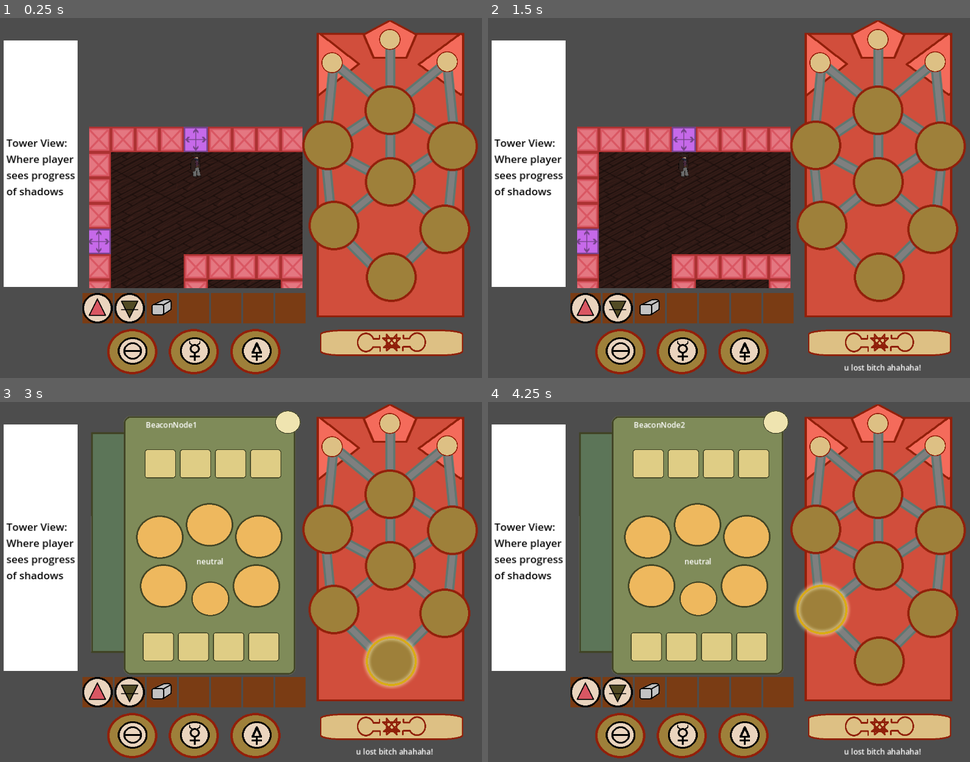
Above: before the commit, frames 1-4 (two rows, left to right).
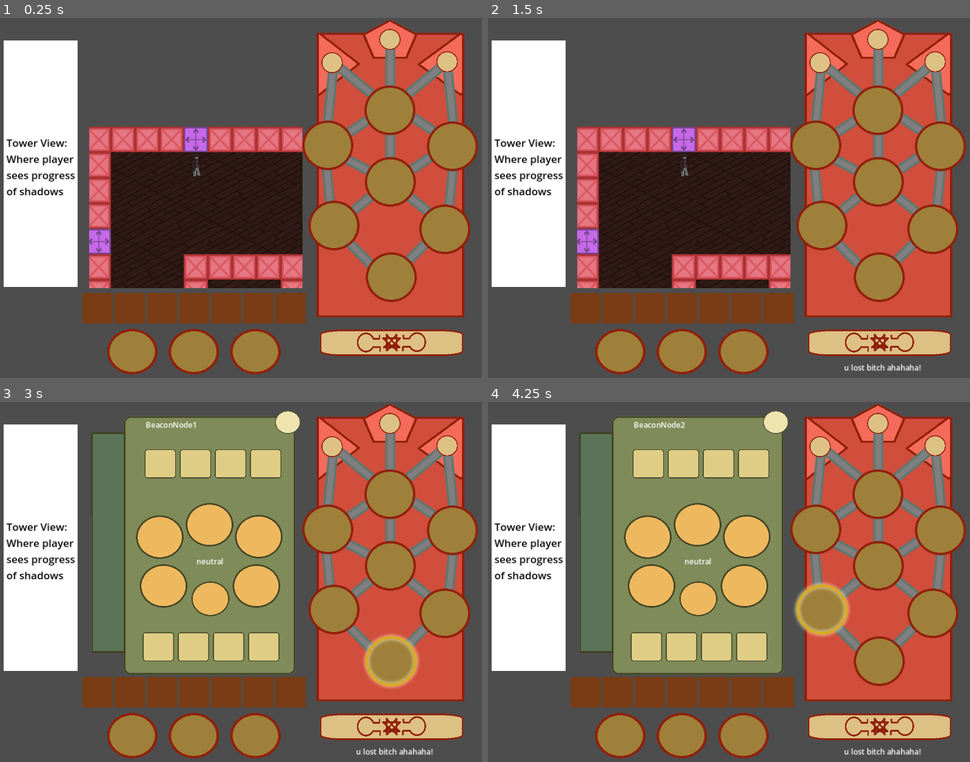
Above: after the commit, the same moments.

Repository: mccajd/Quintessential
Game: Godot game, scene res://Levels/beacon_puzzle_main.tscn
The game is run twice, just before and just after one commit, with the same random seed, the same clock (stepped at 60 frames per second) and the same inputs. The engine's default icon, where the game draws it, is replaced by a stand-in: a white triangle on a blue panel in a dark square.
Inputs (mouse positions are in pixels of both pictures, inside the frame that each line leads up to):
- Up to frame 1 (0.25 s): no input
- Up to frame 2 (1.5 s): click (878, 342) at 0.5 s; click (878, 342) at 1.25 s
- Up to frame 3 (3 s): click (390, 726) at 2 s; tap Enter at 2.75 s; move the mouse to (390, 661) at 2.77 s; press the mouse at (390, 661) at 2.78 s
- Up to frame 4 (4.25 s): tap Space at 3.5 s; move the mouse to (820, 607) at 3.52 s; release the mouse at (820, 607) at 3.53 s; click (820, 607) at 3.6 s

The runs differ from the first frame. In frame 1, 2.1% of the frame differs, in the area x 17-57%, y 76-97%; in frame 2, 2.1%; in frame 3, 2.1%; in frame 4, 2.1%.

Commit message:
Tooltip logic, add settable required values for beacon puzzles

Diff:
--- a/Levels/beacon_puzzle_main.tscn
+++ b/Levels/beacon_puzzle_main.tscn
@@ -15,15 +15,27 @@
 
 [node name="BeaconPuzzle1" parent="." instance=ExtResource("2_6o530")]
 visible = false
+required_prime = "salt"
+required_element = "air"
+required_metal = "lead"
 
 [node name="BeaconPuzzle2" parent="." instance=ExtResource("2_6o530")]
 visible = false
+required_prime = "salt"
+required_element = "water"
+required_metal = "iron"
 
 [node name="BeaconPuzzle3" parent="." instance=ExtResource("2_6o530")]
 visible = false
+required_prime = "salt"
+required_element = "fire"
+required_metal = "silver"
 
 [node name="BeaconPuzzle4" parent="." instance=ExtResource("2_6o530")]
 visible = false
+required_prime = "salt"
+required_element = "earth"
+required_metal = "gold"
 
 [node name="TowerExteriorView" type="Node" parent="."]
 
--- a/Scenes/beacon_puzzle.tscn
+++ b/Scenes/beacon_puzzle.tscn
@@ -220,7 +220,6 @@
 anchors_preset = 0
 mouse_filter = 1
 script = ExtResource("8_mw2nl")
-enable_debug_items = true
 debug_items = Array[String](["fire", "sulfur", "earth", "salt", "quicksilver", "silver"])
 
 [node name="MockUI" type="Node" parent="."]
--- a/Scripts/Items.gd
+++ b/Scripts/Items.gd
@@ -1,11 +1,11 @@
 class_name Items
 
 const itemDB = {
-	'gold' : { 'name' : 'Gold', 'description': 'Pure gold, the highest tier of metal. Once coveted, it now serves a more esoteric purpose.', 'type': Item.ItemType.Metal, 'sprite' : 'res://assets/items/gold.png', 'id' : 0 },
-	'silver' : { 'name' : 'Silver', 'description': 'Pure silver, the second tier of metal. Once revered, it now serves a more esoteric purpose.', 'type': Item.ItemType.Metal, 'sprite' : 'res://assets/items/silver.png', 'id' : 1 },
-	'salt' : { 'name' : 'Salt', 'description': 'One of the three primes. Used as a balancing agent for volatile processes, such as that of sublimation.', 'type': Item.ItemType.Prime, 'sprite' : 'res://assets/items/salt.png', 'id' : 2 },
-	'sulfur' : { 'name' : 'Sulfur', 'description': 'One of the three primes. Used as a combusting agent in the separation process of distillation when time is not enough.', 'type': Item.ItemType.Prime, 'sprite' : 'res://assets/items/sulfur.png', 'id' : 3 },
-	'quicksilver' : { 'name' : 'Quicksilver', 'description': 'One of the three primes. Used as a catalyzing agent for the ascension of lesser elements.', 'type': Item.ItemType.Prime, 'sprite' : 'res://assets/items/quicksilver.png', 'id' : 4 },
+	'gold' : { 'name' : 'Gold', 'description': 'Pure gold, the highest tier of metal.\nOnce coveted, it now serves a more esoteric purpose.', 'type': Item.ItemType.Metal, 'sprite' : 'res://assets/items/gold.png', 'id' : 0 },
+	'silver' : { 'name' : 'Silver', 'description': 'Pure silver, the second tier of metal.\nOnce revered, it now serves a more esoteric purpose.', 'type': Item.ItemType.Metal, 'sprite' : 'res://assets/items/silver.png', 'id' : 1 },
+	'salt' : { 'name' : 'Salt', 'description': 'One of the three primes.\nUsed as a balancing agent for volatile processes, such as that of sublimation.', 'type': Item.ItemType.Prime, 'sprite' : 'res://assets/items/salt.png', 'id' : 2 },
+	'sulfur' : { 'name' : 'Sulfur', 'description': 'One of the three primes.\nUsed as a combusting agent in the separation process of distillation when time is not enough.', 'type': Item.ItemType.Prime, 'sprite' : 'res://assets/items/sulfur.png', 'id' : 3 },
+	'quicksilver' : { 'name' : 'Quicksilver', 'description': 'One of the three primes.\nUsed as a catalyzing agent for the ascension of lesser elements.', 'type': Item.ItemType.Prime, 'sprite' : 'res://assets/items/quicksilver.png', 'id' : 4 },
 	'water' : { 'name' : 'Water', 'description': 'An item.', 'type': Item.ItemType.Element, 'sprite' : 'res://assets/items/water.png', 'id' : 5 },
 	'fire' : { 'name' : 'Fire', 'description': 'An item.', 'type': Item.ItemType.Element, 'sprite' : 'res://assets/items/fire.png', 'id' : 6 },
 	'air' : { 'name' : 'Air', 'description': 'An item.', 'type': Item.ItemType.Element, 'sprite' : 'res://assets/items/air.png', 'id' : 7 },
@@ -20,16 +20,16 @@
 	'cloud_tree' : { 'name' : 'Cloud Tree', 'description': 'A tree sprouted from the surface of a cloud.', 'type': Item.ItemType.World, 'sprite' : 'res://assets/items/unknown.png', 'id' : 0 },
 	'fruit' : { 'name' : 'Fruit', 'description': 'Fruit from a flowering tree.', 'type': Item.ItemType.World, 'sprite' : 'res://assets/items/unknown.png', 'id' : 0 },
 	'wood' : { 'name' : 'Wood', 'description': 'A wooden slat.', 'type': Item.ItemType.World, 'sprite' : 'res://assets/items/unknown.png', 'id' : 0 },
-	'crystal_fountain' : { 'name' : 'Crystal Fountain', 'description': 'A brilliant crystal fountain. Its water shines with an otherworldly hue.', 'type': Item.ItemType.World, 'sprite' : 'res://assets/items/unknown.png', 'id' : 0 },
-	'crystal' : { 'name' : 'Crystal', 'description': 'A flawed crystal. Perhaps an alchemical art can make it whole.', 'type': Item.ItemType.World, 'sprite' : 'res://assets/items/unknown.png', 'id' : 0 },
-	'pure_crystal' : { 'name' : 'Pure Crystal', 'description': 'A flawless crystal. It is said that all metals may crystallize with time.', 'type': Item.ItemType.World, 'sprite' : 'res://assets/items/unknown.png', 'id' : 0 },
-	'coinage' : { 'name' : 'Coinage', 'description': 'Coinage from a long-dead civilization. In this realm, currency has no value beyond its physical properties.', 'type': Item.ItemType.World, 'sprite' : 'res://assets/items/unknown.png', 'id' : 0 },
-	'alcohol' : { 'name' : 'Alcohol', 'description': 'Distilled alcohol, cherished by alchemists and vagabonds alike. The relationship between alcohol and quicksilver has oft been supposed.', 'type': Item.ItemType.World, 'sprite' : 'res://assets/items/unknown.png', 'id' : 0 },
-	'ash' : { 'name' : 'Ash', 'description': 'The charred remains of a burning. Alchemically inert. You don\'t think anything more can be done...', 'type': Item.ItemType.World, 'sprite' : 'res://assets/items/unknown.png', 'id' : 0 },
-	'cloud_bud' : { 'name' : 'Cloud Bud', 'description': 'A budding cloud, picked from its ephemeral ground. Concentrated and cool to the touch.', 'type': Item.ItemType.World, 'sprite' : 'res://assets/items/unknown.png', 'id' : 0 },
-	'iron' : { 'name' : 'Iron', 'description': 'Iron, the third tier of metal. Once essential, it now serves a more esoteric purpose.', 'type': Item.ItemType.Metal, 'sprite' : 'res://assets/items/silver.png', 'id' : 1 },
-	'lead' : { 'name' : 'Lead', 'description': 'Lead, the fourth tier of metal. Once reviled, it now serves a more esoteric purpose.', 'type': Item.ItemType.Metal, 'sprite' : 'res://assets/items/silver.png', 'id' : 1 },
-	'quicksilver_mote' : { 'name' : 'Quicksilver Mote', 'description': 'A fragment of quicksilver. Used to catalyze the ascension process, albeit with less intensity.', 'type': Item.ItemType.World, 'sprite' : 'res://assets/items/quicksilver.png', 'id' : 4 },
+	'crystal_fountain' : { 'name' : 'Crystal Fountain', 'description': 'A brilliant crystal fountain.\nIts water shines with an otherworldly hue.', 'type': Item.ItemType.World, 'sprite' : 'res://assets/items/unknown.png', 'id' : 0 },
+	'crystal' : { 'name' : 'Crystal', 'description': 'A flawed crystal.\nPerhaps an alchemical art can make it whole.', 'type': Item.ItemType.World, 'sprite' : 'res://assets/items/unknown.png', 'id' : 0 },
+	'pure_crystal' : { 'name' : 'Pure Crystal', 'description': 'A flawless crystal.\nIt is said that all metals may crystallize with time.', 'type': Item.ItemType.World, 'sprite' : 'res://assets/items/unknown.png', 'id' : 0 },
+	'coinage' : { 'name' : 'Coinage', 'description': 'Coinage from a long-dead civilization.\nIn this realm, currency has no value beyond its physical properties.', 'type': Item.ItemType.World, 'sprite' : 'res://assets/items/unknown.png', 'id' : 0 },
+	'alcohol' : { 'name' : 'Alcohol', 'description': 'Distilled alcohol.\nCherished by alchemists and vagabonds alike.\nThe relationship between alcohol and quicksilver has oft been supposed.', 'type': Item.ItemType.World, 'sprite' : 'res://assets/items/unknown.png', 'id' : 0 },
+	'ash' : { 'name' : 'Ash', 'description': 'The charred remains of a burning.\nAlchemically inert. You don\'t think anything more can be done...', 'type': Item.ItemType.World, 'sprite' : 'res://assets/items/unknown.png', 'id' : 0 },
+	'cloud_bud' : { 'name' : 'Cloud Bud', 'description': 'A budding cloud, picked from its ephemeral ground.\nConcentrated and cool to the touch.', 'type': Item.ItemType.World, 'sprite' : 'res://assets/items/unknown.png', 'id' : 0 },
+	'iron' : { 'name' : 'Iron', 'description': 'Iron, the third tier of metal.\nOnce essential, it now serves a more esoteric purpose.', 'type': Item.ItemType.Metal, 'sprite' : 'res://assets/items/silver.png', 'id' : 1 },
+	'lead' : { 'name' : 'Lead', 'description': 'Lead, the fourth tier of metal.\nOnce reviled, it now serves a more esoteric purpose.', 'type': Item.ItemType.Metal, 'sprite' : 'res://assets/items/silver.png', 'id' : 1 },
+	'quicksilver_mote' : { 'name' : 'Quicksilver Mote', 'description': 'A fragment of quicksilver.\nUsed to catalyze the ascension process, albeit with less intensity.', 'type': Item.ItemType.World, 'sprite' : 'res://assets/items/quicksilver.png', 'id' : 4 },
 
 }
 
--- a/Scripts/beacon_puzzle.gd
+++ b/Scripts/beacon_puzzle.gd
@@ -1,7 +1,24 @@
 class_name BeaconPuzzle
 extends Control
 
+@export var required_prime: String
+@export var required_element: String
+@export var required_metal: String
+
 signal menu_toggled(opened: bool)
+
+
+func _ready():
+	if required_prime:
+		get_node("BeaconTower/BeaconRecepticle1").expected_input = required_prime
+	if required_element:
+		get_node("BeaconTower/BeaconRecepticle2").expected_input = required_element
+	if required_metal:
+		get_node("BeaconTower/BeaconRecepticle3").expected_input = required_metal
+
+	if required_element == "earth":
+		var node: InventoryItems = get_node("InventoryItems")
+		node.set_items(["quicksilver", "salt", "sulfur", "cloud_bud", "cloud_bud", "cloud_tree", "crystal_fountain"])
 
 
 func _on_menu_toggled(opened: bool):
--- a/Scripts/beacon_recepticle.gd
+++ b/Scripts/beacon_recepticle.gd
@@ -4,6 +4,13 @@
 var available_items: Array
 
 @export var expected_input: String
+
+signal item_hovered
+
+
+func _ready():
+	self.mouse_entered.connect(_on_mouse_entered)
+
 
 func complete():
 	return available_items.find(expected_input) > -1
@@ -18,3 +25,7 @@
 		$SelectionSprite2D.visible = true
 	else:
 		$SelectionSprite2D.visible = false
+
+
+func _on_mouse_entered():
+	item_hovered.emit(expected_input)
--- a/Scripts/bgm.gd
+++ b/Scripts/bgm.gd
@@ -1,7 +1,7 @@
 extends AudioStreamPlayer
 
 @export var track_name: String
-var flip = true
+var flip = false
 
 var tracks = {
 	"title": BgmTrack.new(
--- a/Scripts/inventory_items.gd
+++ b/Scripts/inventory_items.gd
@@ -19,6 +19,12 @@
 func _process(delta):
 	pass
 
+
+func set_items(items):
+	inventory_items = []
+	for item_key in items:
+		set_item(item_key)
+	_set_available_items()
 
 func set_item(item_key):
 	inventory_items += [ItemInSlot.new(item_key, null)]
--- a/Scripts/item_transformer.gd
+++ b/Scripts/item_transformer.gd
@@ -1,37 +1,38 @@
 extends Node
 
 class_name ItemTransformer
+
 
 func transform(type: String, item_keys):
 	# TODO.jmc - implement the rest of the transformations (if we need any more)
 	match type:
 		"solution":
-			return _transform(Items.solution_recipes, item_keys)
+			return _transform(Items.solution_recipes, item_keys, [])
 		"dissolution":
-			return _transform(Items.dissolution_recipes, item_keys)
+			return _transform(Items.dissolution_recipes, item_keys, [])
 		"sublimation":
-			return _transform(Items.sublimation_recipes + ["salt"], item_keys)
+			return _transform(Items.sublimation_recipes, item_keys, ["salt"])
 		"distillation":
-			return _transform(Items.distillation_recipes + ["sulfur"], item_keys)
+			return _transform(Items.distillation_recipes, item_keys, ["sulfur"])
 		"ascension":
-			return _transform(Items.ascension_recipes, item_keys)
+			return _transform(Items.ascension_recipes, item_keys, [])
 		_:
 			return item_keys
 
 
-func _transform(recipes, item_keys):
+func _transform(recipes, item_keys, additional_items):
 	# NOTE.jmc - the more I work in godot the less I like its "support" for typing
 	# 	let's just have a gentlemans agreement to make sure dictionary items
 	#	have "required_ingredients" and "items" arrays
 	for recipe in recipes:
-		if find_match(recipe, item_keys):
+		if find_match(recipe, item_keys, additional_items):
 			return recipe.items
 	return null
 
 
-func find_match(recipe, item_keys):
+func find_match(recipe, item_keys, additional_items):
 	# if any ingredients haven't been used, treat as a failure condition
 	# prevents brute forcing puzzles by adding everything as an input at once
 	# NOTE.jmc - if the game proves too obtuse, perhaps introduce this as either
 	# 		a difficulty option or a consequence of the shadows in late game
-	return Helpers.compare_arrays(recipe.required_ingredients, item_keys)
+	return Helpers.compare_arrays(recipe.required_ingredients + additional_items, item_keys)
--- a/Scripts/tooltips.gd
+++ b/Scripts/tooltips.gd
@@ -52,9 +52,19 @@
 	# Grab the mouse position
 	var newPosition = get_viewport().get_mouse_position()
 
-	# Setting the offest compared to the mouse
-	newPosition.x += 10
-	newPosition.y += 18
+	# Detect if the mouse is in either the right third or bottom third of the screen
+	var is_below_third = get_viewport_rect().size.y / 3 * 2 > newPosition.y
+	var is_right_third = get_viewport_rect().size.x / 3 * 2 > newPosition.x
+
+	# Setting the offest compared to the mouse and screen position
+	if is_right_third:
+		newPosition.x += 10
+	else:
+		newPosition.x -= $TextureRect.size.x
+	if is_below_third:
+		newPosition.y += 18
+	else:
+		newPosition.y -= $TextureRect.size.y
 
 	return newPosition
 
